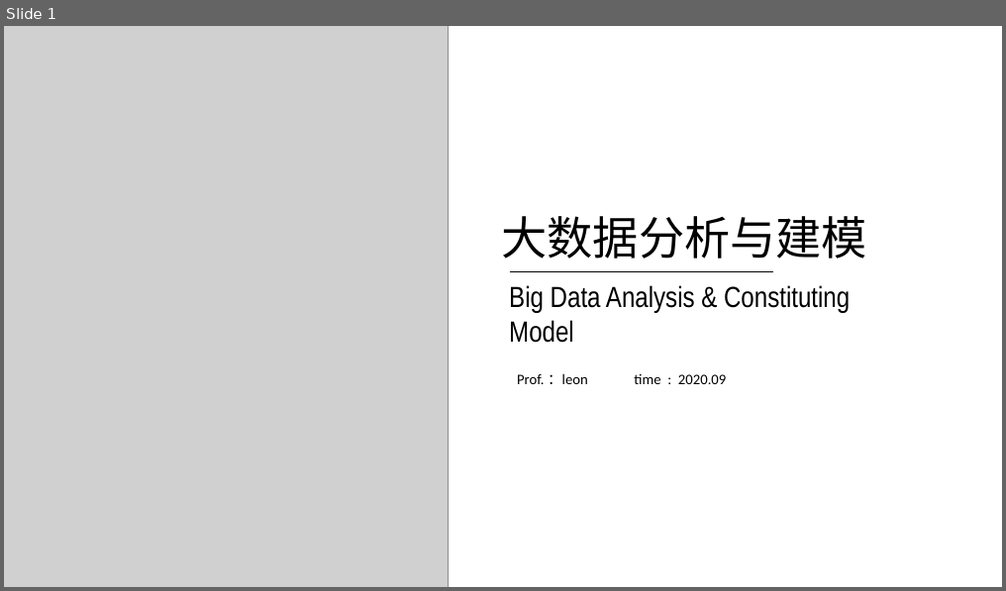
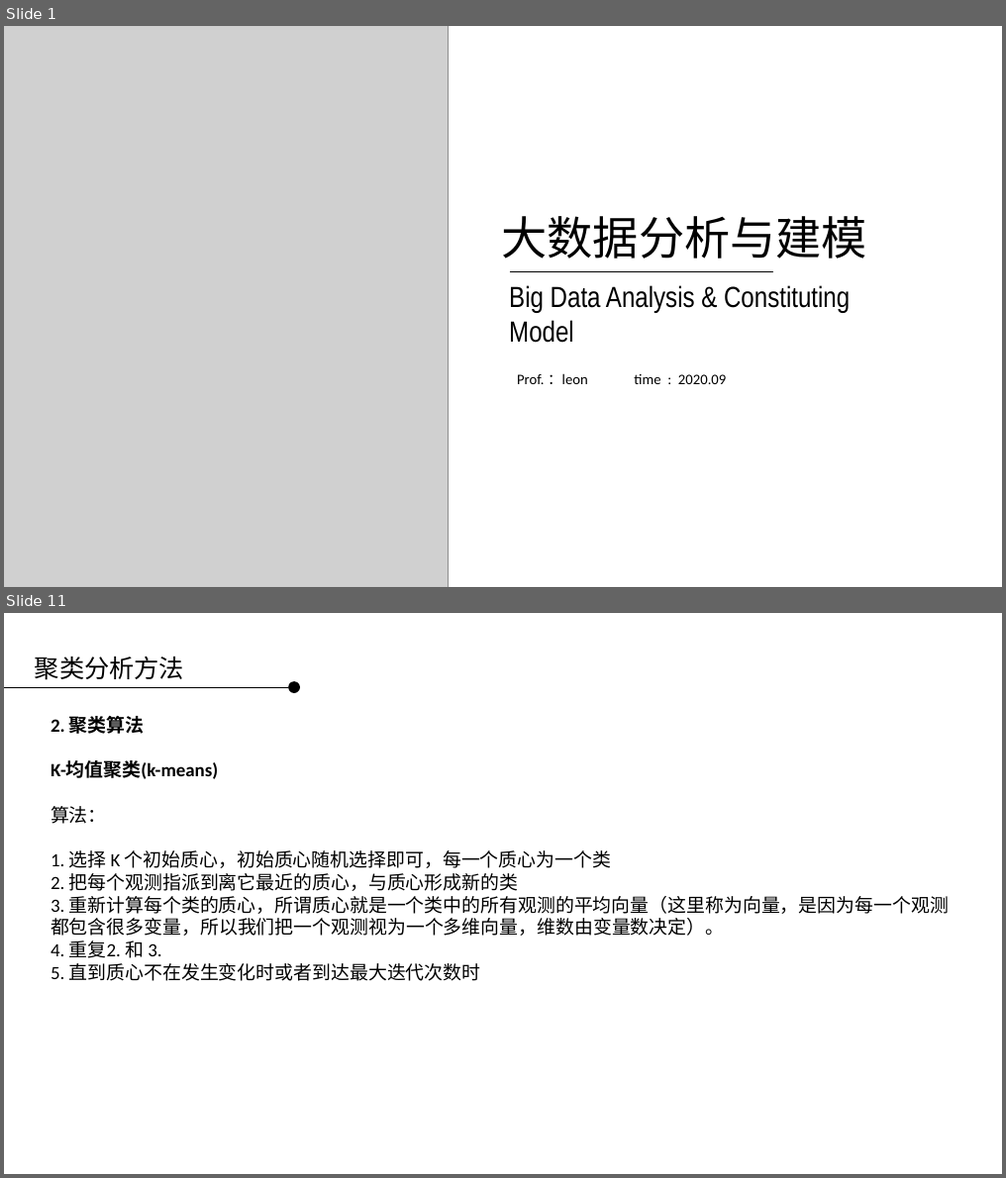
Before and after one commit to applepip/Big_Data, a slide deck: 产品大数据分析与建模/大数据分析与建模 - 聚类模型 第三讲.pptx. Shown one above the other, each under a label of ours: slide 1 before the commit, slides 1 and 11 after it; the slides between them are not shown. The pictures are 1006x591 and 1006x1178 pixels, drawn with LibreOffice and Linux fonts; fonts in the diff are those of the drawing; grey boxes stand for pictures; background and template pictures are left out. Boxes give left, top, right and bottom in pixels: in the first picture for what was removed or moved away, otherwise in the second. Text is boxed around its words. In the diff, an @@ line names an element or a change of style, - is before the commit and + after.

```diff
--- a/产品大数据分析与建模/大数据分析与建模 - 聚类模型 第三讲.pptx
+++ b/产品大数据分析与建模/大数据分析与建模 - 聚类模型 第三讲.pptx
@@ slide 11 added at (4,613,1002,1174), background picture (left out) @@
@@ text added at (35,656,184,680), 24 pt, text #000000 @@
+聚类分析方法
@@ line added from (4, 687) to (288, 687), #000000 0.75 pt @@
@@ ellipse added at (288,682,300,694), fill #000000 @@
@@ text added at (51,716,948,981), 18 pt, text #000000 @@
+2. 聚类算法
+K-均值聚类(k-means)
+算法：
+1. 选择 K 个初始质心，初始质心随机选择即可，每一个质心为一个类
+2. 把每个观测指派到离它最近的质心，与质心形成新的类
+3. 重新计算每个类的质心，所谓质心就是一个类中的所有观测的平均向量（这里称为向量，是因为每一个观测都包含很多变量，所以我们把一个观测视为一个多维向量，维数由变量数决定）。
+4. 重复2. 和 3.
+5. 直到质心不在发生变化时或者到达最大迭代次数时
```
Also in this commit, not shown: 4 slides changed, 32 other slides added, 23 slides removed.
